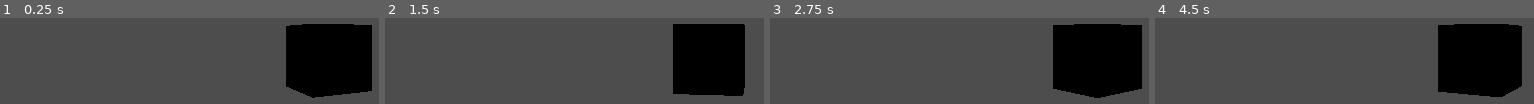
Above: before the commit, frames 1-4 (left to right).
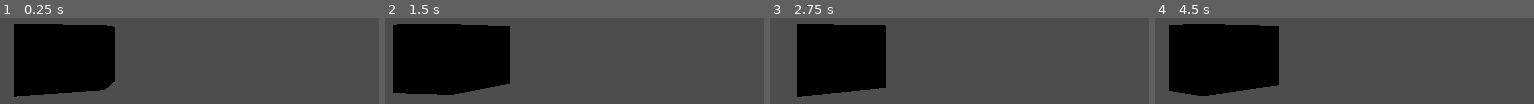
Above: after the commit, the same moments.

Repository: mineplaceblock/dungeon-master
Game: Godot game, scene res://main.tscn
Two runs of this game, one before a commit and one after it. Both use one fixed random seed, a clock stepped at 60 frames per second and the inputs below.
Inputs:
- Up to frame 1 (0.25 s): no input
- Up to frame 2 (1.5 s): no input
- Up to frame 3 (2.75 s): no input
- Up to frame 4 (4.5 s): no input

The runs differ from the first frame. In frame 1, 39% of the frame differs, in the area x 3-99%, y 6-94%; in frame 2, 40%; in frame 3, 37%; in frame 4, 40%, in the area x 3-97%, y 6-92%.

Commit message:
homunculo

Diff:
--- a/main.tscn
+++ b/main.tscn
@@ -4,17 +4,37 @@
 
 [sub_resource type="CapsuleMesh" id="CapsuleMesh_7dm0k"]
 
+[sub_resource type="CapsuleShape3D" id="CapsuleShape3D_ig7tw"]
+
 [sub_resource type="BoxMesh" id="BoxMesh_7dm0k"]
+
+[sub_resource type="PhysicsMaterial" id="PhysicsMaterial_ig7tw"]
+
+[sub_resource type="BoxShape3D" id="BoxShape3D_0xm2m"]
 
 [node name="Node3D" type="Node3D" unique_id=1061197318]
 
-[node name="cilindro" type="MeshInstance3D" parent="." unique_id=69549846]
+[node name="CharacterBody3D" type="CharacterBody3D" parent="." unique_id=513119320]
+transform = Transform3D(1, 0, 0, 0, 1, 0, 0, 0, 1, 0, 0, -0.03329754)
+
+[node name="cilindro" type="MeshInstance3D" parent="CharacterBody3D" unique_id=69549846]
+transform = Transform3D(1, 0, 0, 0, 1, 0, 0, 0, 1, 0, 0, 0.10528278)
 mesh = SubResource("CapsuleMesh_7dm0k")
 
-[node name="Camera3D" type="Camera3D" parent="cilindro" unique_id=915440600]
+[node name="Camera3D" type="Camera3D" parent="CharacterBody3D/cilindro" unique_id=915440600]
 transform = Transform3D(1, 0, 0, 0, 1, 0, 0, 0, 1, 0, 0.83826804, 0)
 
+[node name="CollisionShape3D" type="CollisionShape3D" parent="CharacterBody3D" unique_id=808331835]
+shape = SubResource("CapsuleShape3D_ig7tw")
+
 [node name="MeshInstance3D" type="MeshInstance3D" parent="." unique_id=278145188]
-transform = Transform3D(1, 0, 0, 0, 1, 0, 0, 0, 1, 0, 0.49844027, -4.6227865)
+transform = Transform3D(1, 0, 0, 0, 1, 0, 0, 0, 1, -4.1039968, 0.49844027, -4.6227865)
 mesh = SubResource("BoxMesh_7dm0k")
 script = ExtResource("1_ig7tw")
+
+[node name="RigidBody3D" type="RigidBody3D" parent="." unique_id=1652048406]
+transform = Transform3D(1, 0, 0, 0, 1, 0, 0, 0, 1, 0, 0, -4.2366414)
+physics_material_override = SubResource("PhysicsMaterial_ig7tw")
+
+[node name="CollisionShape3D" type="CollisionShape3D" parent="RigidBody3D" unique_id=23954428]
+shape = SubResource("BoxShape3D_0xm2m")
